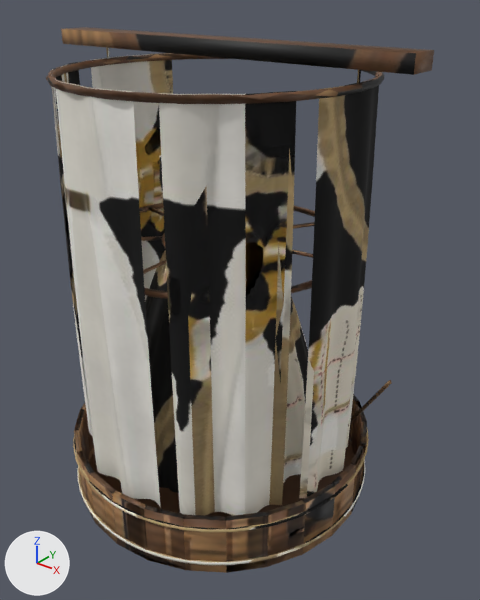
Two versions of the glTF model game/props/dress_form/dress_form.glb, one commit apart.
One viewpoint serves both versions: a camera (50 mm lens) standing at (4.58, -5.35, 5.79) and looking at (0.24, 0.07, 2.43). Every picture has the same lights, and +X, +Y and +Z are marked at lower left. The first picture is the older version. Where no turn or scale is listed for an object, it has been applied to the vertices. Vertices at exactly the same position are counted once.

Names of what the first picture shows: 'prop_dress_form_felt', 'prop_dress_form_wood'.
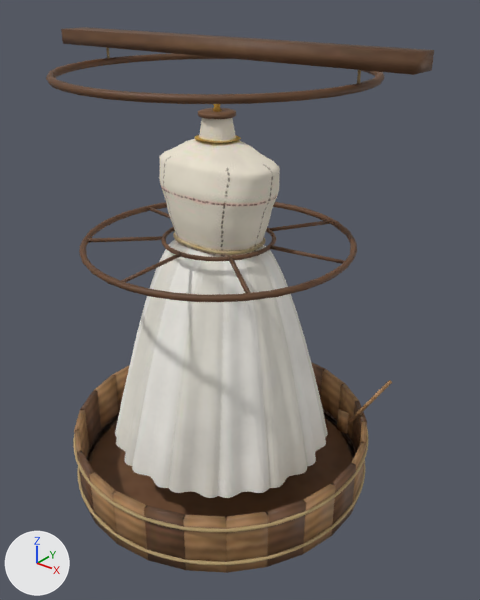
Boxes [x1, y1, x2, y2] around the edits, measured in the pictures (480 x 600 px; the box of a moved part takes in the faces that stretch with it):
'prop_dress_form_felt', reshaped (10% narrower): before [51, 48, 379, 565]; after [73, 48, 368, 565]
part 1 of me_prop_dress_form_felt, deleted: before [159, 91, 297, 516]
part 2 of me_prop_dress_form_felt, deleted: before [91, 53, 173, 301]
part 3 of me_prop_dress_form_felt, deleted: before [56, 80, 161, 507]
part 4 of me_prop_dress_form_felt, deleted: before [51, 62, 93, 437]
part 5 of me_prop_dress_form_felt, deleted: before [299, 75, 379, 498]
part 6 of me_prop_dress_form_felt, cut back (mostly hidden before): before [74, 155, 369, 565]; after [74, 118, 368, 565]
part 7 of me_prop_dress_form_felt, surface changed: [73, 48, 368, 565] in both
part 8 of me_prop_dress_form_wood, added: after [337, 410, 349, 433]
part 9 of me_prop_dress_form_wood, cut back (mostly hidden before): before [88, 203, 392, 517]; after [79, 202, 392, 517]
part 10 of me_prop_dress_form_wood, reshaped: [46, 53, 378, 104] in both
part 11 of me_prop_dress_form_wood, moved or reshaped (not visible before): after [198, 108, 236, 119]
part 12 of me_prop_dress_form_wood, surface changed: [54, 27, 425, 573] in both

Edits to the bpy script that builds the scene:
```text
Change me_prop_dress_form_felt:
    used by ob_prop_dress_form_felt; location = (0.0, 0.0, 0.0)
    remove me_prop_dress_form_felt.from_pydata(...)  # 3946 vertices, 7314 faces; spans x -1.86..1.86, y -1.86..1.86, z 0.12..5.1
    add me_prop_dress_form_felt.from_pydata(...)  # 3652 vertices, 6946 faces; spans x -1.86..1.86, y -1.86..1.86, z 0.12..5.1
    me_prop_dress_form_felt part 1: the loose piece of 121 vertices spanning x 0.66..1.48, y -1.51..-0.71, z 0.6..4.96 is deleted
    me_prop_dress_form_felt part 2: the loose piece of 121 vertices spanning x -1.69..-1.4, y -0.29..0.83, z 0.6..4.96 is deleted
    me_prop_dress_form_felt part 3: the loose piece of 121 vertices spanning x -0.67..0.45, y -1.7..-1.48, z 0.6..4.96 is deleted
    me_prop_dress_form_felt part 4: the loose piece of 121 vertices spanning x -1.58..-0.86, y -1.4..-0.5, z 0.6..4.96 is deleted
    me_prop_dress_form_felt part 5: the loose piece of 121 vertices spanning x 1.49..1.68, y -0.51..0.62, z 0.6..4.96 is deleted
    me_prop_dress_form_felt part 6: 34 vertices moved from x -1.86..1.86, y -1.86..1.86, z 0.14..4.5 to x -1.86..1.86, y -1.86..1.86, z 0.14..4.45; 249 vertices removed from x -1.86..1.86, y -1.86..1.86, z 0.14..4.5; 560 vertices added at x -1.86..1.86, y -1.86..1.86, z 0.14..4.5
    me_prop_dress_form_felt part 7: 4716 kept faces spanning x -1.86..1.86, y -1.86..1.86, z 0.12..5.1 get new texture (UV) coordinates
Change me_prop_dress_form_wood:
    used by ob_prop_dress_form_wood; location = (0.0, 0.0, 0.0)
    remove me_prop_dress_form_wood.from_pydata(...)  # 911 vertices, 1632 faces; spans x -2.2..2.2, y -1.84..1.84, z 0.0..5.25
    add me_prop_dress_form_wood.from_pydata(...)  # 1090 vertices, 1988 faces; spans x -2.2..2.2, y -1.84..1.84, z 0.0..5.25
    me_prop_dress_form_wood part 8: a new loose piece, a box spanning x 1.13..1.27, y 0.988..1.013, z 0.47..0.77, in mat_wood_002
    me_prop_dress_form_wood part 9: 11 vertices moved from x -1.06..1.67, y -1.22..1.56, z 0.05..3.15 to x -0.99..1.66, y -1.27..1.47, z 0.04..3.15; 108 vertices removed from x -1.8..1.8, y -1.8..1.8, z 0.01..3.17; 233 vertices added at x -1.8..1.8, y -1.8..1.8, z 0.0..3.17
    me_prop_dress_form_wood part 10: 33 vertices removed from x -1.65..1.67, y -1.65..1.65, z 4.89..4.95; 67 vertices added at x -1.66..1.66, y -1.66..1.66, z 4.89..4.95
    me_prop_dress_form_wood part 11: 4 vertices moved within x -0.16..0.16, y -0.16..0.16, z 4.54; 12 vertices removed from x -0.19..0.19, y -0.19..0.19, z 4.5..4.54; 28 vertices added at x -0.19..0.19, y -0.19..0.19, z 4.49..4.55
    me_prop_dress_form_wood part 12: 917 kept faces spanning x -2.2..2.2, y -1.84..1.84, z 0.0..5.25 get new texture (UV) coordinates
    other edits to the shape of me_prop_dress_form_wood do not show in these pictures
```
